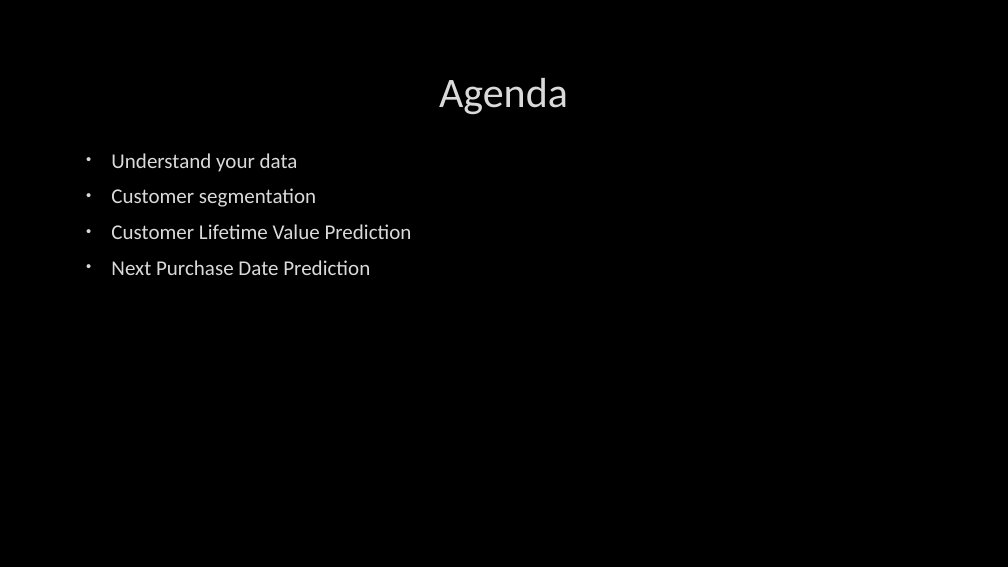
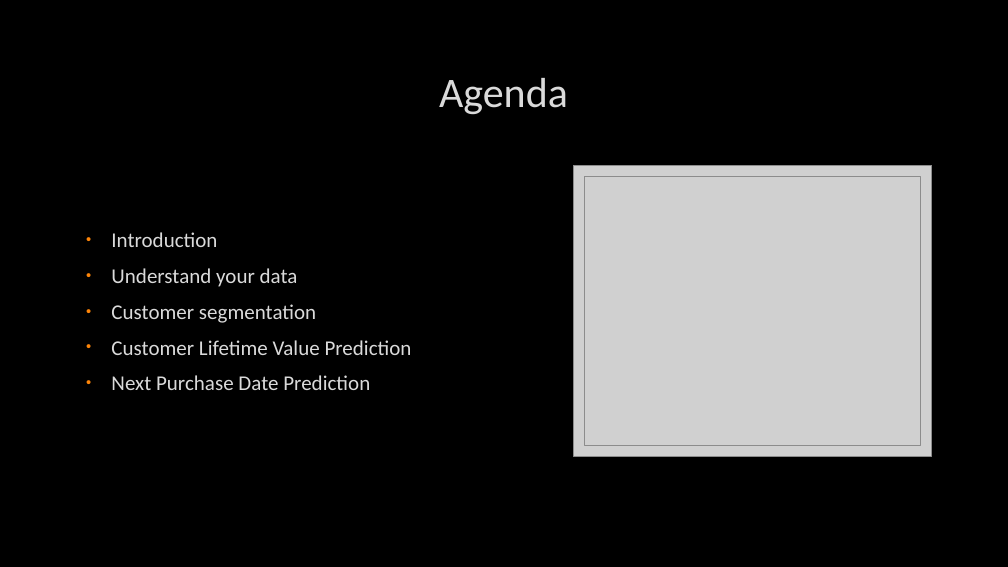
Before and after one commit to pantuwong/retail_analysis, a slide deck: slide 2 of Data Analysis in Python.pptx. Drawn at 1008x567 pixels with LibreOffice and Linux fonts; fonts in the diff are those of the drawing; grey boxes stand for pictures; background and template pictures are left out. Boxes give left, top, right and bottom in pixels: in the first picture for what was removed or moved away, otherwise in the second. Text is boxed around its words. In the diff, an @@ line names an element or a change of style, - is before the commit and + after.

```diff
--- a/Data Analysis in Python.pptx
+++ b/Data Analysis in Python.pptx
@@ text "Introduction" at (x1=111, y1=232, x2=412, y2=390): vertical alignment top to middle @@
@@ picture added at (x1=573, y1=166, x2=932, y2=457) @@
@@ picture added at (x1=585, y1=176, x2=921, y2=445) @@
@@ text at (x1=111, y1=232, x2=217, y2=247): paragraph added @@
+• Introduction
@@ text at (x1=111, y1=268, x2=412, y2=390): bullet colour #DADADA to #FE8508 @@
```
Also in this commit, not shown: 18 other slides changed.
